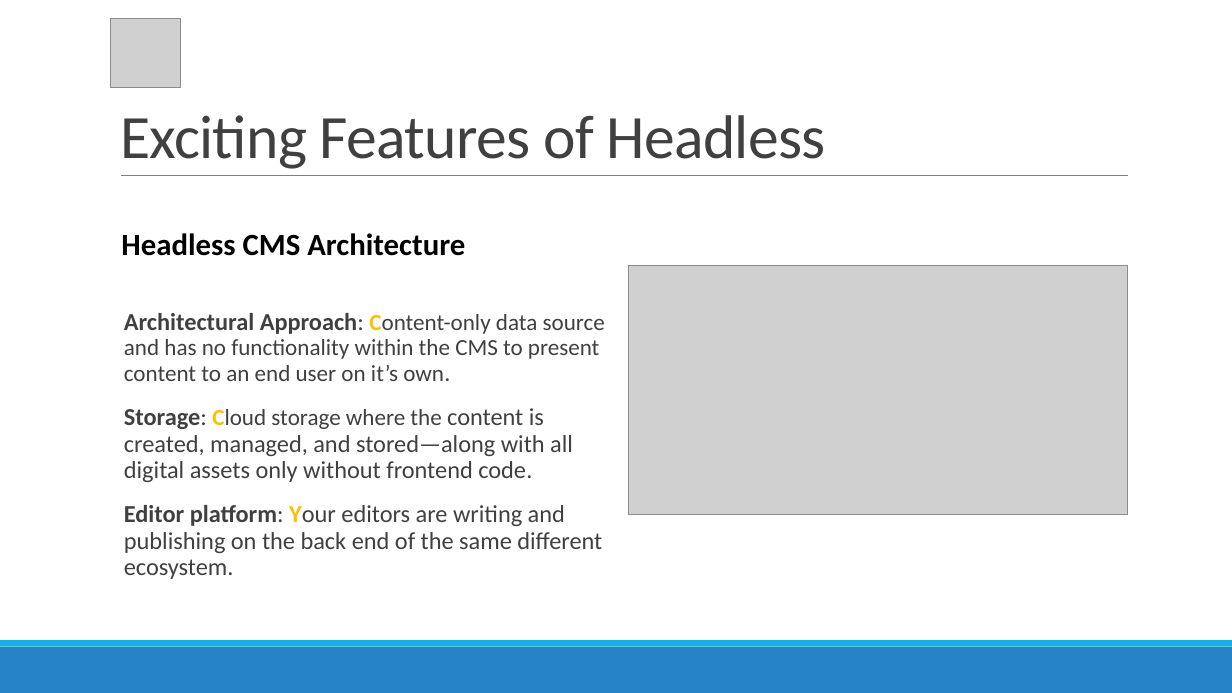
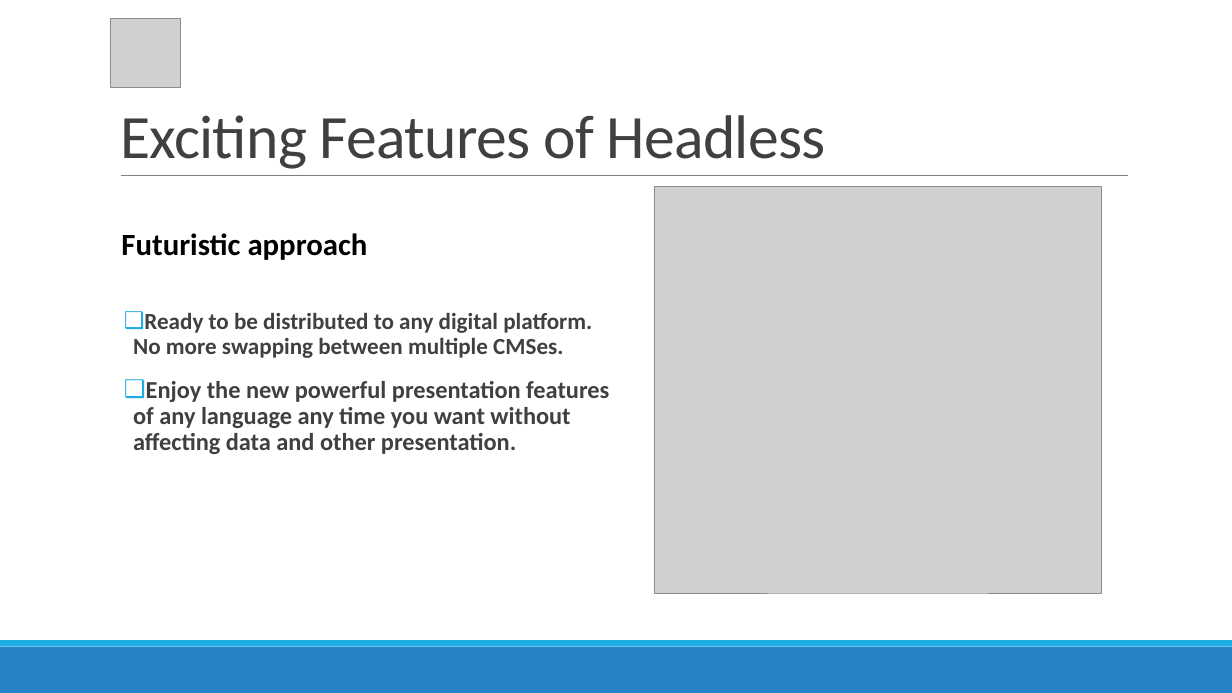
Before and after one commit to r4yadav/contentful-altudo, a slide deck: slide 8 of Contentful-queries.pptx. Drawn at 1232x693 pixels with LibreOffice and Linux fonts; fonts in the diff are those of the drawing; grey boxes stand for pictures. Boxes give left, top, right and bottom in pixels: in the first picture for what was removed or moved away, otherwise in the second. Text is boxed around its words. In the diff, an @@ line names an element or a change of style, - is before the commit and + after.

```diff
--- a/Contentful-queries.pptx
+++ b/Contentful-queries.pptx
@@ picture: place and size @@
-picture at (628, 265, 1128, 515)
+picture at (654, 187, 1101, 593)
@@ text at (121, 233, 368, 260): text changed @@
-Headless CMS Architecture
+Futuristic approach
@@ text at (133, 313, 609, 454): text changed; bold on @@
-Architectural Approach: Content-only data source and has no functionality within the CMS to present content to an end user on it’s own.
-Storage: Cloud storage where the content is created, managed, and stored—along with all digital assets only without frontend code.
-Editor platform: Your editors are writing and publishing on the back end of the same different ecosystem.
+❑ Ready to be distributed to any digital platform. No more swapping between multiple CMSes.
+❑ Enjoy the new powerful presentation features of any language any time you want without affecting data and other presentation.
```
Also in this commit, not shown: 3 other slides changed, 10 slides added, 5 other files.
